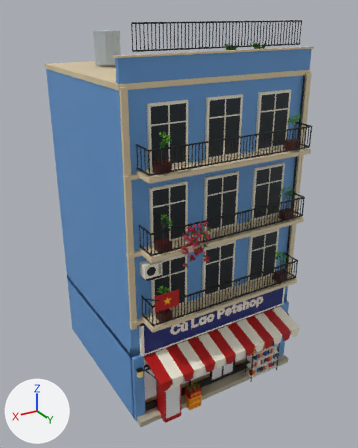
Renders of the FBX model Assets/PhoViet/Art/Streets/PV_StreetShop03_Petshop.fbx from each side of a commit.
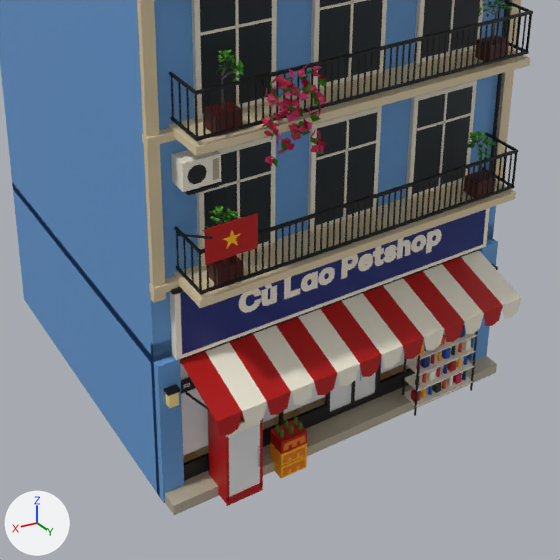
There are two pictures of each version: one whole from a 50 mm camera at (11.0, 19.02, 16.27) aimed at (0.2, 1.02, 7.27), one close up on the part from 17% to 89% of the width and 43% to 100% of the height. Arrows for +X, +Y and +Z are at lower left; the lights stay in place. The last two pictures show the newer version. Objects named as collision shapes, trigger or cutter boxes, shadow casters or lower levels of detail are left out. Where no turn or scale is listed for an object, it has been applied to the vertices. Vertices at exactly the same position are counted once.

The first close-up shows 'PV_StreetShop03_Petshop_LOD0'.
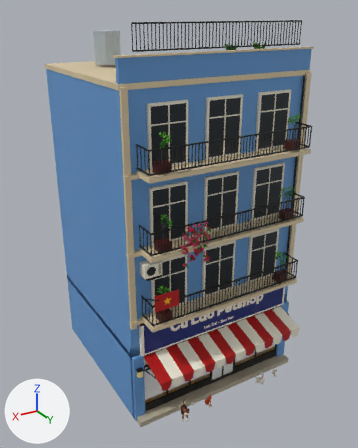
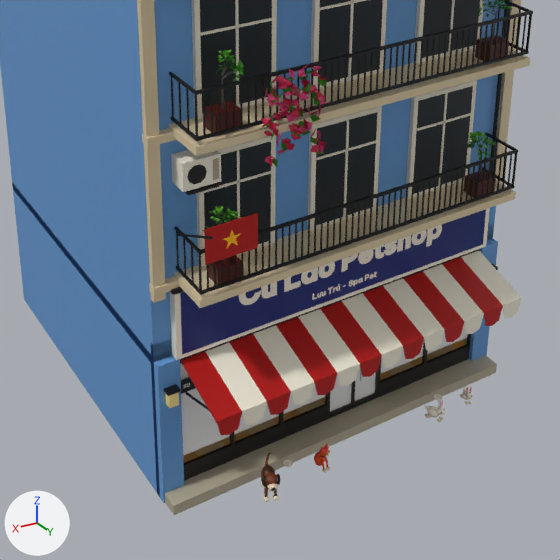
What differs and where, as boxes [x1, y1, x2, y2] in the close-ups (560 x 560 px):
part 1 of me_pv_streetshop03_petshop_lod0, deleted: before [208, 277, 478, 503]
part 2 of me_pv_streetshop03_petshop_lod0, cut back: before [226, 229, 442, 506]; after [239, 225, 442, 502]
part 3 of me_pv_streetshop03_petshop_lod0, reshaped: before [404, 373, 473, 407]; after [425, 386, 472, 422]

The change, as a diff of the scene's bpy script:
```diff
--- a/Assets/PhoViet/Art/Streets/PV_StreetShop03_Petshop.fbx.py
+++ b/Assets/PhoViet/Art/Streets/PV_StreetShop03_Petshop.fbx.py
@@ me_pv_streetshop03_petshop_lod0 @@
 # used by ob_pv_streetshop03_petshop_lod0; location = (0.0, 0.0, 0.0)
-me_pv_streetshop03_petshop_lod0.from_pydata(...)  # 13374 vertices, 10367 faces; spans x -4.2..4.2, y -3.9..5.4, z 0.0..15.9
+me_pv_streetshop03_petshop_lod0.from_pydata(...)  # 15718 vertices, 14014 faces; spans x -4.2..4.2, y -3.9..5.5, z 0.0..15.9
+# me_pv_streetshop03_petshop_lod0 part 1: 258 loose pieces with 2166 vertices, spanning x -3.7..3.7, y 0.5..4.8, z 0.0..4.4, are deleted
+# me_pv_streetshop03_petshop_lod0 part 2: 35 vertices moved within x -2.3..2.2, y 1.0..4.7, z 0.2..4.3; 246 vertices removed from x -2.5..3.2, y 0.9..4.8, z 0.0..4.4; 3790 vertices added at x -3.0..3.0, y 0.7..5.5, z 0.2..4.6
+# me_pv_streetshop03_petshop_lod0 part 3: 8 vertices removed from x -3.2..-1.6, y 4.2..4.6, z 0.2..0.3; 948 vertices added at x -2.9..-1.6, y 4.6..5.3, z 0.2..0.8
+# other edits to the shape of me_pv_streetshop03_petshop_lod0 do not show in these pictures
 me_pv_streetshop03_petshop_lod0.materials.append(mat_pv_streetatlas)
```
